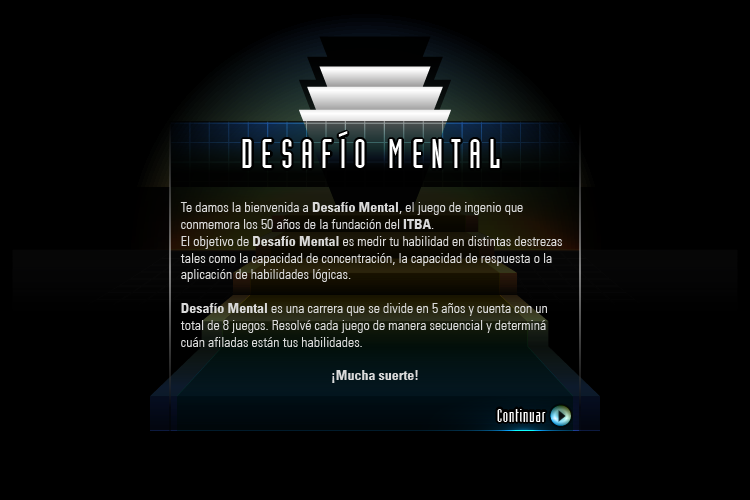
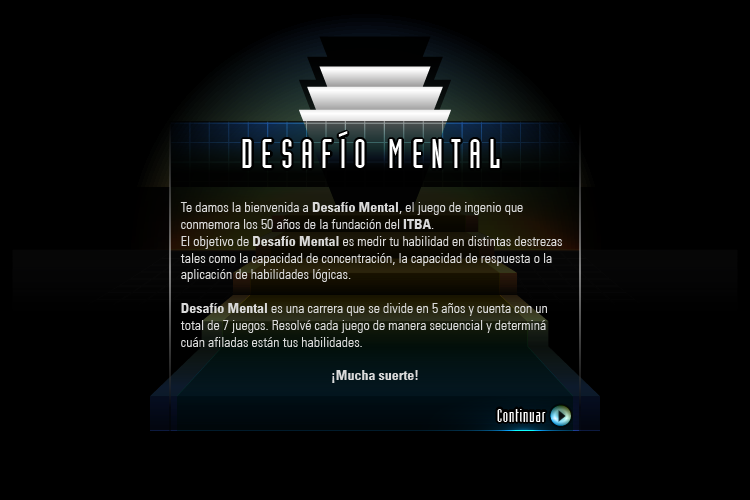
Layered file, before and after one edit (750 x 500). Changes by layer:
painted on "Te damos la bienvenida a Desafío Mental, el juego de ingenio que conmemora los …" over [223, 320, 229, 330]
